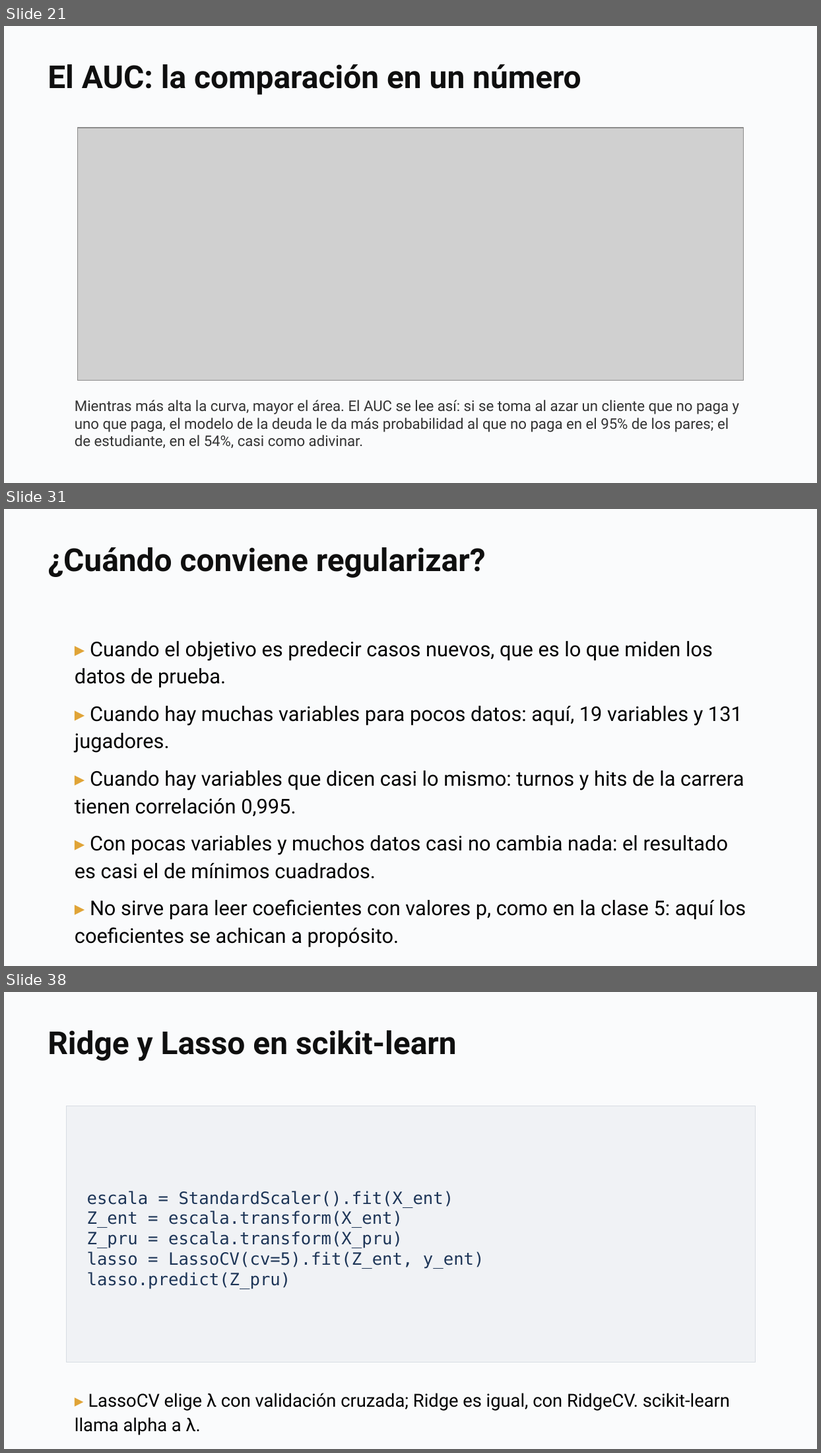
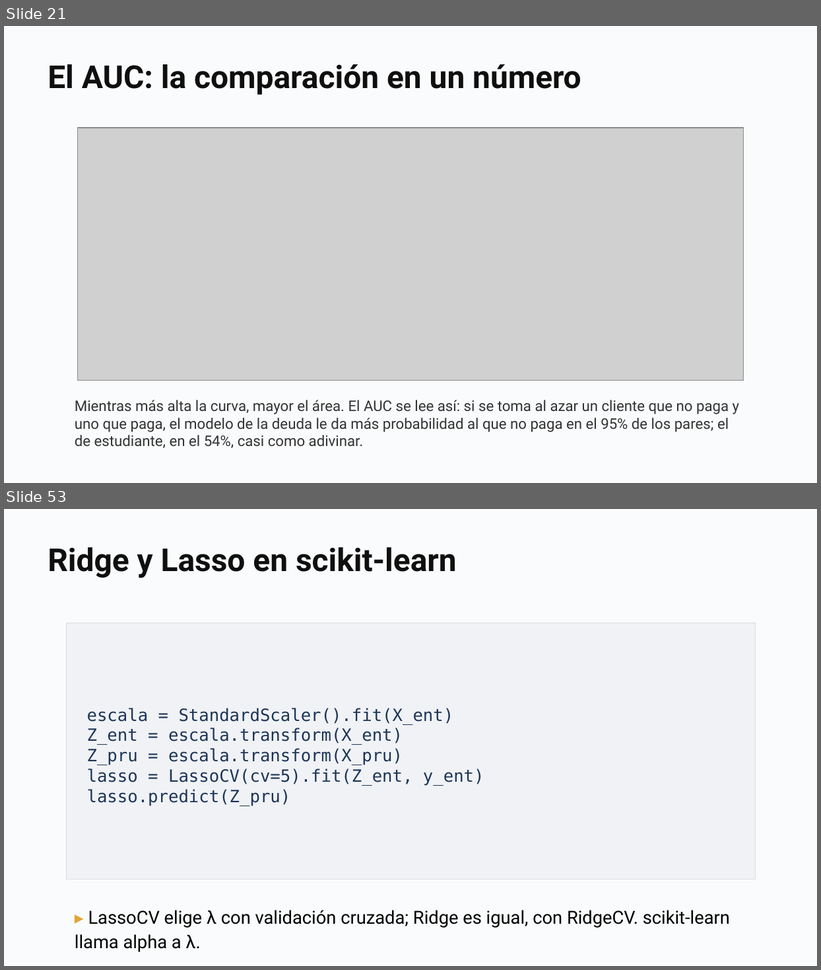
Before and after one commit to daniopitz/diplomado-cdd, a slide deck: presentaciones/clase07_evaluar_regularizar.pptx. Shown one above the other, each under a label of ours: slides 21, 31 and 38 before the commit, slides 21 and 53 after it; the slides between them are not shown. The pictures are 821x1453 and 821x970 pixels, drawn with LibreOffice and Linux fonts; fonts in the diff are those of the drawing; grey boxes stand for pictures. Boxes give left, top, right and bottom in pixels: in the first picture for what was removed or moved away, otherwise in the second. Text is boxed around its words. In the diff, an @@ line names an element or a change of style, - is before the commit and + after.

```diff
--- a/presentaciones/clase07_evaluar_regularizar.pptx
+++ b/presentaciones/clase07_evaluar_regularizar.pptx
@@ slide 31 removed at (4, 509, 817, 966), background #FFFFFF @@
@@ rectangle removed at (4, 509, 817, 966) @@
@@ text removed at (48, 547, 486, 578) @@
-¿Cuándo conviene regularizar?
@@ text removed at (75, 641, 746, 920) @@
-▸ Cuando el objetivo es predecir casos nuevos, que es lo que miden los datos de prueba.
-▸ Cuando hay muchas variables para pocos datos: aquí, 19 variables y 131 jugadores.
-▸ Cuando hay variables que dicen casi lo mismo: turnos y hits de la carrera tienen correlación 0,995.
-▸ Con pocas variables y muchos datos casi no cambia nada: el resultado es casi el de mínimos cuadrados.
-▸ No sirve para leer coeficientes con valores p, como en la clase 5: aquí los coeficientes se achican a propósito.
@@ what was slide 38 is now slide 53 @@
```
Also in this commit, not shown: 15 slides changed, 16 slides added, 2 other files.
